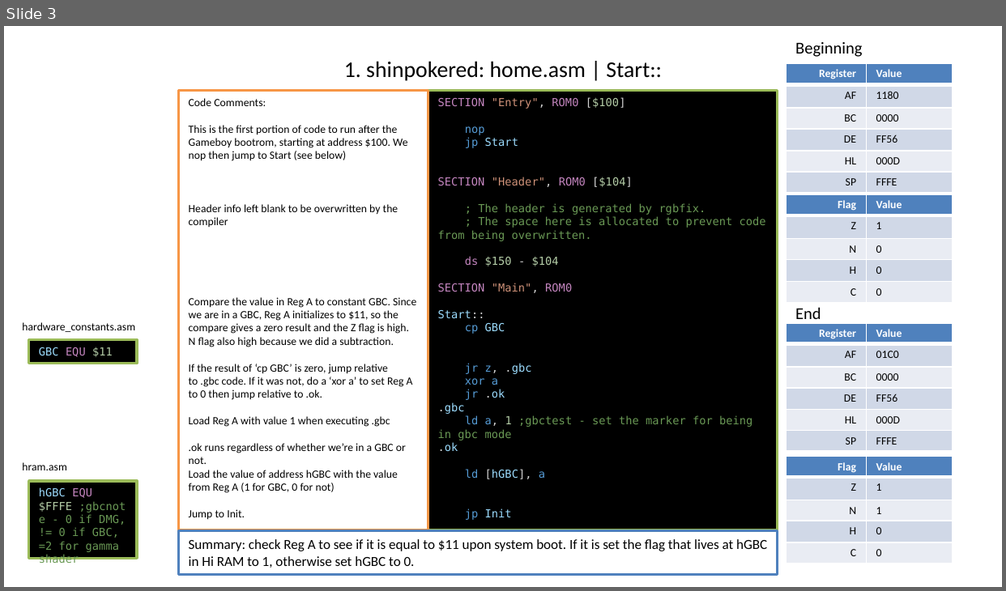
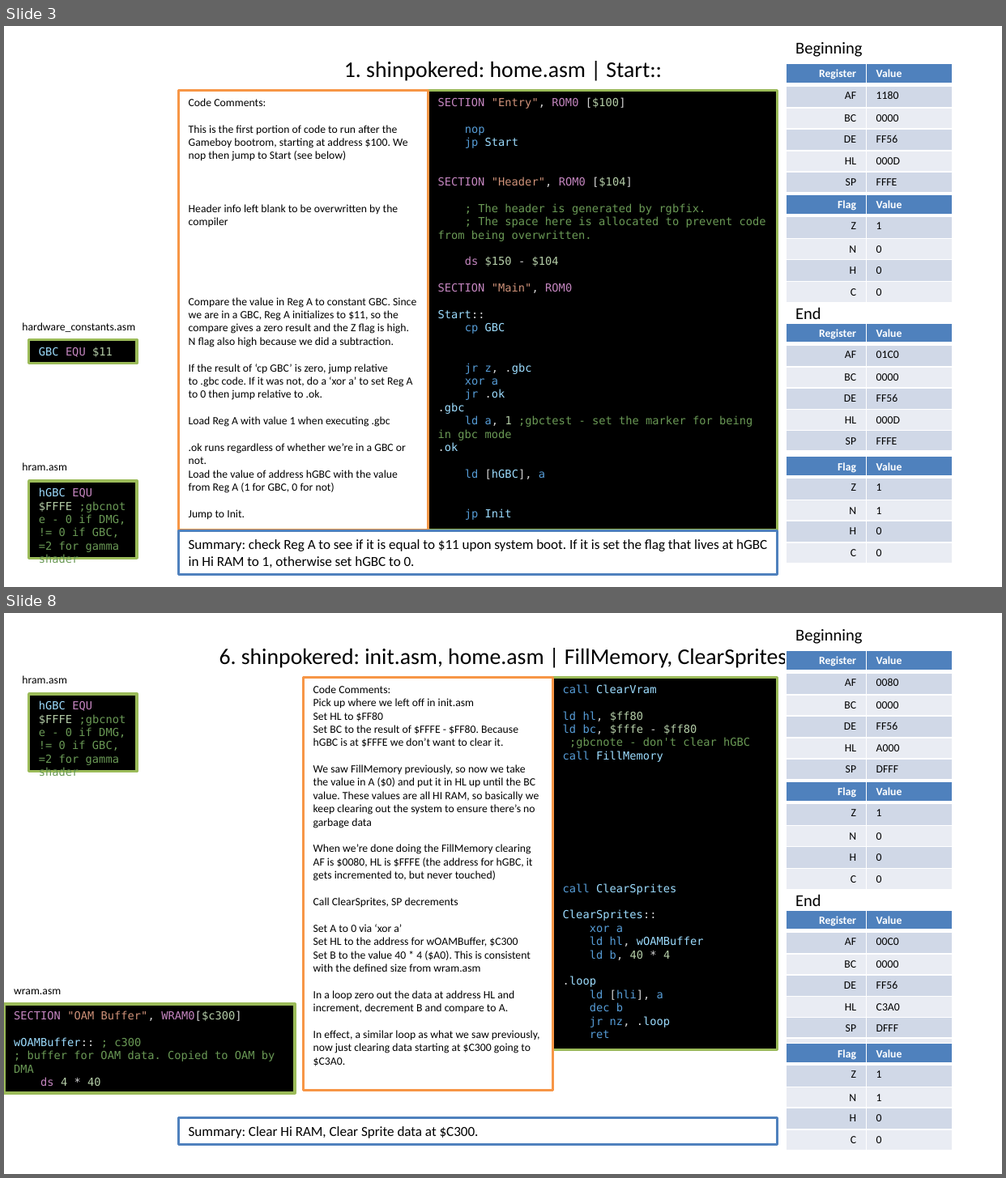
Before and after one commit to timweilert/DK94_Color, a slide deck: SGB_TO_GBC.pptx. Shown one above the other, each under a label of ours: slide 3 before the commit, slides 3 and 8 after it; the slides between them are not shown. The pictures are 1006x591 and 1006x1178 pixels, drawn with LibreOffice and Linux fonts; fonts in the diff are those of the drawing. Boxes give left, top, right and bottom in pixels: in the first picture for what was removed or moved away, otherwise in the second. Text is boxed around its words. In the diff, an @@ line names an element or a change of style, - is before the commit and + after.

Commit message:
Further along in the shinpokered trace through. This new powerpoint approach seems to be a solid way to go.

```diff
--- a/SGB_TO_GBC.pptx
+++ b/SGB_TO_GBC.pptx
@@ slide 8 added at <box>4,613,1002,1174</box>, background #FFFFFF @@
@@ text added at <box>795,629,862,644</box>, 12 pt, text #000000 @@
+Beginning
@@ title added at <box>219,648,787,670</box>, 16.2 pt, text #000000 @@
+6. shinpokered: init.asm, home.asm | FillMemory, ClearSprites
@@ table added at <box>786,651,952,779</box>, 6 rows, 2 columns @@
+Register | Value
+AF | 0080
+BC | 0000
+DE | FF56
+HL | A000
+SP | DFFF
@@ text added at <box>22,675,67,683</box>, 8 pt, text #000000 @@
+hram.asm
@@ rectangle added at <box>304,678,553,1091</box>, fill #FFFFFF, outline #F79646 2 pt, 8 pt, text #000000 @@
+Code Comments:
+Pick up where we left off in init.asm
+Set HL to $FF80
+Set BC to the result of $FFFE - $FF80. Because hGBC is at $FFFE we don’t want to clear it.
+We saw FillMemory previously, so now we take the value in A ($0) and put it in HL up until the BC value. These values are all HI RAM, so basically we keep clearing out the system to ensure there’s no garbage data
+When we’re done doing the FillMemory clearing AF is $0080, HL is $FFFE (the address for hGBC, it gets incremented to, but never touched)
+Call ClearSprites, SP decrements
+Set A to 0 via ‘xor a’
+Set HL to the address for wOAMBuffer, $C300
+Set B to the value 40 * 4 ($A0). This is consistent with the defined size from wram.asm
+In a loop zero out the data at address HL and increment, decrement B and compare to A.
+In effect, a similar loop as what we saw previously, now just clearing data starting at $C300 going to $C3A0.
@@ rectangle added at <box>553,678,778,1051</box>, fill #000000, outline #9BBB59 2 pt, 8 pt, text #9CDCFE @@
+call ClearVram
+ld hl, $ff80
+ld bc, $fffe - $ff80 ;gbcnote - don't clear hGBC
+call FillMemory
+call ClearSprites
+ClearSprites::
+xor a
+ld hl, wOAMBuffer
+ld b, 40 * 4
+.loop
+ld [hli], a
+dec b
+jr nz, .loop
+ret
@@ rectangle added at <box>29,694,137,771</box>, fill #000000, outline #9BBB59 2 pt, 8 pt, text #6A9955 @@
+hGBC EQU $FFFE ;gbcnote - 0 if DMG, != 0 if GBC, =2 for gamma shader
@@ table added at <box>786,781,952,888</box>, 5 rows, 2 columns @@
+Flag | Value
+Z | 1
+N | 0
+H | 0
+C | 0
@@ text added at <box>795,894,821,906</box>, 12 pt, text #000000 @@
+End
@@ table added at <box>786,910,952,1059</box>, 7 rows, 2 columns @@
+Register | Value
+AF | 00C0
+BC | 0000
+DE | FF56
+HL | C3A0
+SP | DFFF
+ | 
@@ text added at <box>14,989,61,995</box>, 8 pt, text #000000 @@
+wram.asm
@@ rectangle added at <box>4,1004,296,1093</box>, fill #000000, outline #9BBB59 2 pt, 8 pt, text #6A9955 @@
+SECTION "OAM Buffer", WRAM0[$c300]
+wOAMBuffer:: ; c300
+; buffer for OAM data. Copied to OAM by DMA
+ds 4 * 40
@@ table added at <box>786,1043,952,1150</box>, 5 rows, 2 columns @@
+Flag | Value
+Z | 1
+N | 1
+H | 0
+C | 0
@@ rectangle added at <box>179,1118,778,1145</box>, fill #FFFFFF, outline #4F81BD 2 pt, 10 pt, text #000000 @@
+Summary: Clear Hi RAM, Clear Sprite data at $C300.
```
Also in this commit, not shown: 1 slide changed, 6 other slides added.
